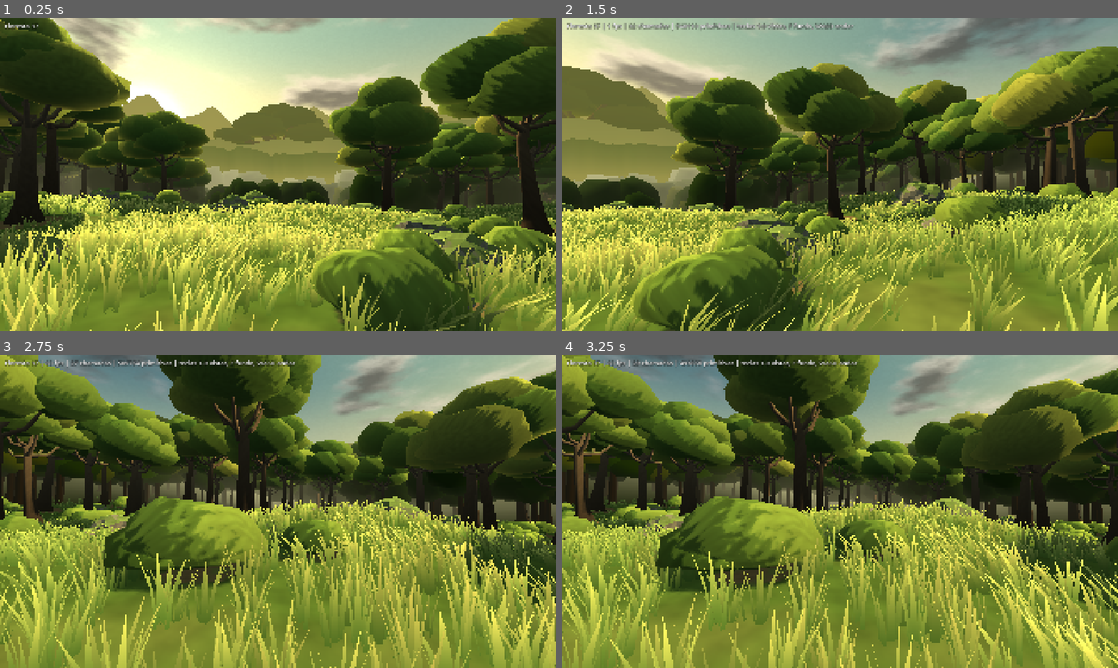
Above: before the commit, frames 1-4 (two rows, left to right).
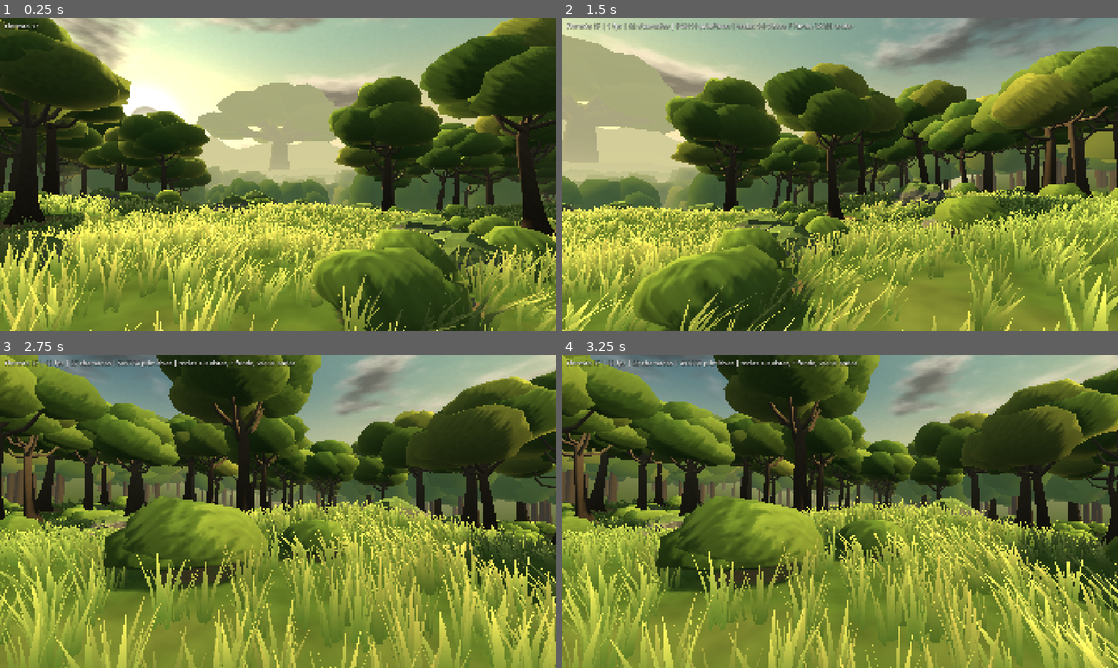
Above: after the commit, the same moments.

Repository: arthof09-ai/jogo-verdadeiro-rascunhos
Game: Godot game, scene res://mapa/floresta/campo_floresta.tscn
The game is run twice, just before and just after one commit, with the same random seed, the same clock (stepped at 60 frames per second) and the same inputs. This scene is started directly instead of the project's main scene.
Inputs (mouse positions are in pixels of both pictures, inside the frame that each line leads up to):
- Up to frame 1 (0.25 s): no input
- Up to frame 2 (1.5 s): tap Enter at 0.5 s; move the mouse to (962, 158) at 0.52 s; hold Right 0.53-1.25 s; tap 1 at 0.6 s; click (962, 158) at 0.67 s; tap Space at 0.77 s; drag from (728, 190) to (812, 237) at 1.27 s
- Up to frame 3 (2.75 s): move the mouse to (333, 442) at 2.02 s; hold Right from 2.03 s (still down); tap 3 at 2.1 s
- Up to frame 4 (3.25 s): release Right at 2.75 s; drag from (812, 574) to (673, 464) at 2.77 s

The runs differ from the first frame. In frame 1, 11% of the frame differs, in the area x 0-100%, y 20-81%; in frame 2, 14%, in the area x 0-100%, y 5-76%; in frame 3, 6.5%; in frame 4, 6.3%.

Commit message:
Ordem 37 (mapa da floresta): fundo afinado por render — tinta dos anéis sem dupla gama, capas do anel longe mais baixas e mais claras, passo da árvore-âncora, névoa 40→125 m; capturas num SubViewport 1920×1080; musgo liso nas pedras
O motor já lineariza a cor do vértice: o de_srgb nos anéis escurecia a tinta e abria a costura com a faixa do céu.

Co-Authored-By: Claude <noreply@anthropic.com>

Diff:
--- a/rascunhos/cliente/mapa/floresta/campo_floresta.gd
+++ b/rascunhos/cliente/mapa/floresta/campo_floresta.gd
@@ -38,7 +38,7 @@
 const MAPA_MEIO := 66.0      # o mapa do chão cobre [-66, 66] m
 const BLOCO_RELVA := 20.0    # lado de cada bloco de relva (1 MultiMesh = 1 draw call)
 const ANCORA_DIST := 215.0
-const ANCORA_ALTURA := 78.0
+const ANCORA_ALTURA := 96.0
 
 ## Vistas etiquetadas (capturas e teclas 1–9): nome, x, z, altura dos olhos, azimute, inclinação.
 const VISTAS: Array = [
@@ -629,6 +629,7 @@
 	var m := _mat(SH_SOLIDO)
 	m.set_shader_parameter("cor_musgo", Paleta.PEDRA_MUSGO)
 	m.set_shader_parameter("forca_musgo", 0.85)
+	m.set_shader_parameter("musgo_liso", 1.0)
 	_instancia(arena, lote.fechar(), m, "Pedras")
 	medidas["rochas_tri"] = lote.triangulos()
 
@@ -918,10 +919,11 @@
 	var sol_az := deg_to_rad(Paleta.SOL_AZIMUTE)
 	# raio, altura mínima, altura máxima, ar (0–1), tinta, frequência do perfil, dentes
 	var capas: Array = [
-		[135.0, 13.0, 27.0, 0.62, Paleta.ANEL_FLORESTA.lerp(Paleta.ANEL_MONTE, 0.25), 260.0, 0.9],
-		[185.0, 24.0, 46.0, 0.74, Paleta.ANEL_FLORESTA.lerp(Paleta.ANEL_MONTE, 0.65), 180.0, 0.45],
-		[245.0, 36.0, 84.0, 0.83, Paleta.ANEL_MONTE, 140.0, 0.0],
+		[135.0, 8.0, 17.0, 0.76, Paleta.ANEL_FLORESTA.lerp(Paleta.ANEL_MONTE, 0.25), 260.0, 0.9],
+		[185.0, 14.0, 30.0, 0.85, Paleta.ANEL_FLORESTA.lerp(Paleta.ANEL_MONTE, 0.65), 180.0, 0.45],
+		[245.0, 22.0, 54.0, 0.905, Paleta.ANEL_MONTE, 140.0, 0.0],
 	]
+	var az_ancora := deg_to_rad(Relevo.ANCORA_AZIMUTE)
 	var n := 384
 	for capa in capas:
 		var raio: float = capa[0]
@@ -944,6 +946,9 @@
 				p = 1.0 - absf(2.0 * p - 1.0)
 				p = p * 0.75 + 0.25 * (0.5 + 0.5 * rn.get_noise_2d(cx * freq * 6.0 + 9.0, sz * freq * 6.0))
 			var h := lerpf(hmin, hmax, clampf(p, 0.0, 1.0))
+			# o passo da árvore-âncora: as capas da frente baixam para o tronco se ver inteiro
+			if raio < ANCORA_DIST:
+				h *= lerpf(0.60, 1.0, smoothstep(deg_to_rad(9.0), deg_to_rad(30.0), absf(angle_difference(ang, az_ancora))))
 			# dentes de copa na silhueta de floresta
 			h += dentes * (1.2 + 1.2 * rn.get_noise_2d(cx * 4200.0, sz * 4200.0 + raio))
 			var x := sin(ang) * raio
--- a/rascunhos/cliente/mapa/floresta/ferramentas/capturar_floresta.gd
+++ b/rascunhos/cliente/mapa/floresta/ferramentas/capturar_floresta.gd
@@ -10,6 +10,8 @@
 ## Precisa de janela (GPU): NÃO corre com --headless.
 
 const CENA := "res://mapa/floresta/campo_floresta.tscn"
+const LARGURA := 1920
+const ALTURA := 1080
 
 var _pasta := "res://mapa/floresta/capturas"
 var _so: Array = []
@@ -40,15 +42,27 @@
 func _correr() -> void:
 	DisplayServer.window_set_vsync_mode(DisplayServer.VSYNC_DISABLED)
 	Engine.max_fps = 0
+	# A prova faz-se num SubViewport de 1920×1080 (a resolução do projecto), seja qual for o
+	# tamanho do ecrã desta máquina; a janela só o mostra.
+	var vp := SubViewport.new()
+	vp.size = Vector2i(LARGURA, ALTURA)
+	vp.own_world_3d = true
+	vp.render_target_update_mode = SubViewport.UPDATE_ALWAYS
+	root.add_child(vp)
+	var mostra := TextureRect.new()
+	mostra.texture = vp.get_texture()
+	mostra.expand_mode = TextureRect.EXPAND_IGNORE_SIZE
+	mostra.stretch_mode = TextureRect.STRETCH_KEEP_ASPECT_CENTERED
+	mostra.set_anchors_preset(Control.PRESET_FULL_RECT)
+	root.add_child(mostra)
 	var cena: Node3D = (load(CENA) as PackedScene).instantiate()
 	cena.set("mostrar_medicao", false)
-	root.add_child(cena)
+	vp.add_child(cena)
 	await _quadros(12)
 	var pasta_abs := ProjectSettings.globalize_path(_pasta)
 	DirAccess.make_dir_recursive_absolute(pasta_abs)
 	var vistas: Array = cena.get("VISTAS")
 	var linhas: Array = []
-	var vp := root.get_viewport()
 	for i in vistas.size():
 		if not _so.is_empty() and not _so.has(i):
 			continue
@@ -62,9 +76,10 @@
 		img.save_png(pasta_abs.path_join(nome))
 		var m := {"vista": v[0], "ficheiro": nome}
 		if _medir:
-			m["chamadas_total"] = RenderingServer.get_rendering_info(RenderingServer.RENDERING_INFO_TOTAL_DRAW_CALLS_IN_FRAME)
-			m["primitivas_total"] = RenderingServer.get_rendering_info(RenderingServer.RENDERING_INFO_TOTAL_PRIMITIVES_IN_FRAME)
-			m["objectos_total"] = RenderingServer.get_rendering_info(RenderingServer.RENDERING_INFO_TOTAL_OBJECTS_IN_FRAME)
+			m["chamadas_total"] = _info(vp, Viewport.RENDER_INFO_DRAW_CALLS_IN_FRAME)
+			m["primitivas_total"] = _info(vp, Viewport.RENDER_INFO_PRIMITIVES_IN_FRAME)
+			m["objectos_total"] = _info(vp, Viewport.RENDER_INFO_OBJECTS_IN_FRAME)
+			m["chamadas_servidor"] = RenderingServer.get_rendering_info(RenderingServer.RENDERING_INFO_TOTAL_DRAW_CALLS_IN_FRAME)
 			# FPS sem v-sync: 2 s de quadros contados pelo relógio
 			var t0 := Time.get_ticks_usec()
 			var n := 0
@@ -78,8 +93,8 @@
 			# só o fundo (céu + anéis + âncora)
 			cena.call("so_fundo", true)
 			await _quadros(4)
-			m["chamadas_fundo"] = RenderingServer.get_rendering_info(RenderingServer.RENDERING_INFO_TOTAL_DRAW_CALLS_IN_FRAME)
-			m["primitivas_fundo"] = RenderingServer.get_rendering_info(RenderingServer.RENDERING_INFO_TOTAL_PRIMITIVES_IN_FRAME)
+			m["chamadas_fundo"] = _info(vp, Viewport.RENDER_INFO_DRAW_CALLS_IN_FRAME)
+			m["primitivas_fundo"] = _info(vp, Viewport.RENDER_INFO_PRIMITIVES_IN_FRAME)
 			if i == 0 or i == 12:
 				vp.get_texture().get_image().save_png(pasta_abs.path_join(nome.replace(".png", "_SO-FUNDO.png")))
 			cena.call("so_fundo", false)
@@ -87,7 +102,8 @@
 		print("[captura] %s" % JSON.stringify(m))
 	if _medir:
 		var saida := {
-			"janela": [vp.get_visible_rect().size.x, vp.get_visible_rect().size.y],
+			"resolucao_da_prova": [LARGURA, ALTURA],
+			"ecra": [DisplayServer.screen_get_size().x, DisplayServer.screen_get_size().y],
 			"placa": RenderingServer.get_video_adapter_name(),
 			"metodo": str(ProjectSettings.get_setting("rendering/renderer/rendering_method")),
 			"motor": Engine.get_version_info()["string"],
@@ -101,6 +117,11 @@
 	quit(0)
 
 
+## Contador do viewport da prova (só os objectos 3D visíveis; o céu é uma passagem à parte).
+func _info(vp: Viewport, que: Viewport.RenderInfo) -> int:
+	return vp.get_render_info(Viewport.RENDER_INFO_TYPE_VISIBLE, que)
+
+
 ## Diferença média de luma (0–255) entre duas imagens, amostrada de 4 em 4 píxeis.
 func _diferenca(a: Image, b: Image) -> float:
 	var soma := 0.0
--- /dev/null
+++ b/rascunhos/cliente/mapa/floresta/ferramentas/folha_contacto.gd
@@ -0,0 +1,33 @@
+extends SceneTree
+## folha_contacto.gd — Ordem 37. Junta as capturas de uma pasta em folhas de contacto 2×2
+## (cada captura a 960×540) para a bancada as ver de uma vez. Corre sem janela:
+##
+##   godot --path cliente --headless -s res://mapa/floresta/ferramentas/folha_contacto.gd -- --pasta=capturas
+
+const W := 960
+const H := 540
+
+
+func _init() -> void:
+	var pasta := "res://mapa/floresta/capturas"
+	for a in OS.get_cmdline_user_args():
+		if a.begins_with("--pasta="):
+			pasta = "res://mapa/floresta/" + a.trim_prefix("--pasta=")
+	var abs_pasta := ProjectSettings.globalize_path(pasta)
+	var nomes: Array = []
+	for f in DirAccess.get_files_at(abs_pasta):
+		if f.ends_with(".png") and not f.contains("SO-FUNDO"):
+			nomes.append(f)
+	nomes.sort()
+	var folha_n := 0
+	for k in range(0, nomes.size(), 4):
+		var folha := Image.create_empty(W * 2, H * 2, false, Image.FORMAT_RGB8)
+		for i in mini(4, nomes.size() - k):
+			var img := Image.load_from_file(abs_pasta.path_join(nomes[k + i]))
+			img.convert(Image.FORMAT_RGB8)
+			img.resize(W, H, Image.INTERPOLATE_LANCZOS)
+			folha.blit_rect(img, Rect2i(0, 0, W, H), Vector2i((i % 2) * W, (i / 2) * H))
+		folha_n += 1
+		folha.save_jpg(abs_pasta.path_join("_folha_%d.jpg" % folha_n), 0.88)
+		print("_folha_%d.jpg: %s" % [folha_n, ", ".join(nomes.slice(k, k + 4).map(func(n): return n.left(26)))])
+	quit(0)
--- a/rascunhos/cliente/mapa/floresta/lote_malha.gd
+++ b/rascunhos/cliente/mapa/floresta/lote_malha.gd
@@ -129,6 +129,7 @@
 
 
 ## Rocha FACETADA: icosfera deslocada, com vértices por face (normal dura, pincelada de pedra).
+## UV.x = quanto a superfície lisa olha para cima (o musgo não segue as facetas).
 func rocha(centro: Vector3, escala: Vector3, rot: Basis, sub: int, cor: Color, semente: float, rugoso: float = 0.34) -> void:
 	var ico := icosfera(sub)
 	var vs: PackedVector3Array = ico[0]
@@ -136,8 +137,11 @@
 	var r3 := _r3()
 	var pos := PackedVector3Array()
 	pos.resize(vs.size())
+	var cima := PackedFloat32Array()  # quanto a superfície LISA olha para cima (para o musgo)
+	cima.resize(vs.size())
 	for i in vs.size():
 		var p := vs[i]
+		cima[i] = (rot * Vector3(p.x / escala.x, p.y / escala.y, p.z / escala.z)).normalized().y
 		var d := 1.0 + rugoso * r3.get_noise_3d(p.x * 0.9 + semente, p.y * 0.9 + semente * 1.3, p.z * 0.9 - semente) \
 				+ rugoso * 0.5 * r3.get_noise_3d(p.x * 2.3 - semente, p.y * 2.3, p.z * 2.3 + semente)
 		# degraus: a pedra racha em planos
@@ -155,7 +159,7 @@
 		var tom := 0.86 + 0.28 * r3.get_noise_3d(a.x * 0.8 + float(k), a.y * 0.8, a.z * 0.8)
 		var cf := Color(cor.r * tom, cor.g * tom, cor.b * tom, 1.0)
 		c.append_array([cf, cf, cf])
-		uv.append_array([Vector2.ZERO, Vector2.ZERO, Vector2.ZERO])
+		uv.append_array([Vector2(cima[fs[k]], 1.0), Vector2(cima[fs[k + 2]], 1.0), Vector2(cima[fs[k + 1]], 1.0)])
 		idx.append_array([base, base + 1, base + 2])
 
 
--- a/rascunhos/cliente/mapa/floresta/paleta_floresta.gd
+++ b/rascunhos/cliente/mapa/floresta/paleta_floresta.gd
@@ -37,8 +37,8 @@
 # ---------------------------------------------------------------- névoa
 ## A névoa começa DEPOIS da arena e satura antes do anel longe.
 const NEVOA_INICIO := 40.0
-const NEVOA_FIM := 112.0
-const NEVOA_TECTO := 0.90  # opacidade máxima (fog_density no modo profundidade)
+const NEVOA_FIM := 125.0
+const NEVOA_TECTO := 0.78  # opacidade máxima (fog_density no modo profundidade)
 const NEVOA_CURVA := 1.25  # >1: a névoa demora a entrar (a orla da arena fica mais limpa)
 
 # ---------------------------------------------------------------- vegetação e chão
--- a/rascunhos/cliente/mapa/floresta/shaders/anel_longe.gdshader
+++ b/rascunhos/cliente/mapa/floresta/shaders/anel_longe.gdshader
@@ -9,5 +9,5 @@
 }
 
 void fragment() {
-	ALBEDO = de_srgb(COLOR.rgb);
+	ALBEDO = COLOR.rgb;
 }
--- a/rascunhos/cliente/mapa/floresta/shaders/anel_perto.gdshader
+++ b/rascunhos/cliente/mapa/floresta/shaders/anel_perto.gdshader
@@ -9,5 +9,5 @@
 }
 
 void fragment() {
-	ALBEDO = de_srgb(COLOR.rgb);
+	ALBEDO = COLOR.rgb;
 }
--- a/rascunhos/cliente/mapa/floresta/shaders/copa.gdshader
+++ b/rascunhos/cliente/mapa/floresta/shaders/copa.gdshader
@@ -32,8 +32,8 @@
 	float r = texture(ruido, v_pos.xz * 0.33 + v_pos.y * 0.21).r;
 	float r2 = texture(ruido, v_pos.xy * 0.85 + v_pos.z * 0.6).r;
 	float pinc = r * 0.55 + r2 * 0.45;
-	float ndl = dot(n, dir_luz) + (pinc - 0.5) * 1.0;
-	float k = smoothstep(-0.10, 0.06, ndl) * 0.5 + smoothstep(0.36, 0.52, ndl) * 0.5;
+	float ndl = dot(n, dir_luz) + (pinc - 0.5) * 0.75;
+	float k = smoothstep(-0.20, 0.10, ndl) * 0.5 + smoothstep(0.28, 0.58, ndl) * 0.5;
 	float ao = COLOR.a;
 	vec3 alb = COLOR.rgb * (0.82 + 0.36 * r);
 	vec3 amb = cor_ceu * (0.26 + 0.20 * n.y);
--- a/rascunhos/cliente/mapa/floresta/shaders/solido.gdshader
+++ b/rascunhos/cliente/mapa/floresta/shaders/solido.gdshader
@@ -7,6 +7,8 @@
 
 uniform vec3 cor_musgo : source_color = vec3(0.40, 0.50, 0.23);
 uniform float forca_musgo : hint_range(0.0, 1.0) = 0.8;
+// 1 = o musgo segue a forma LISA (UV.x, pedras); 0 = segue a normal (troncos)
+uniform float musgo_liso : hint_range(0.0, 1.0) = 0.0;
 
 varying vec3 v_pos;
 varying vec3 v_n;
@@ -21,7 +23,8 @@
 	float r = texture(ruido, (v_pos.xz + v_pos.y * vec2(0.7, 0.3)) * 0.42).r;
 	float r2 = texture(ruido, (v_pos.xy + v_pos.z * vec2(0.4, 0.8)) * 1.3).r;
 	vec3 alb = COLOR.rgb * (0.78 + 0.30 * r + 0.14 * r2);
-	float musgo = smoothstep(0.40, 0.72, n.y + (r - 0.5) * 0.7) * forca_musgo;
+	float cima = mix(n.y, UV.x * 0.75 + n.y * 0.25, musgo_liso);
+	float musgo = smoothstep(0.40, 0.72, cima + (r - 0.5) * 0.7) * forca_musgo;
 	alb = mix(alb, cor_musgo * (0.78 + 0.44 * r2), musgo);
 	float vis = smoothstep(0.30, 0.70, texture(mapa_chao, uv_mapa(v_pos.xz)).b + (r2 - 0.5) * 0.4);
 	vec3 cor = luz_pintada(alb, n, vis);
